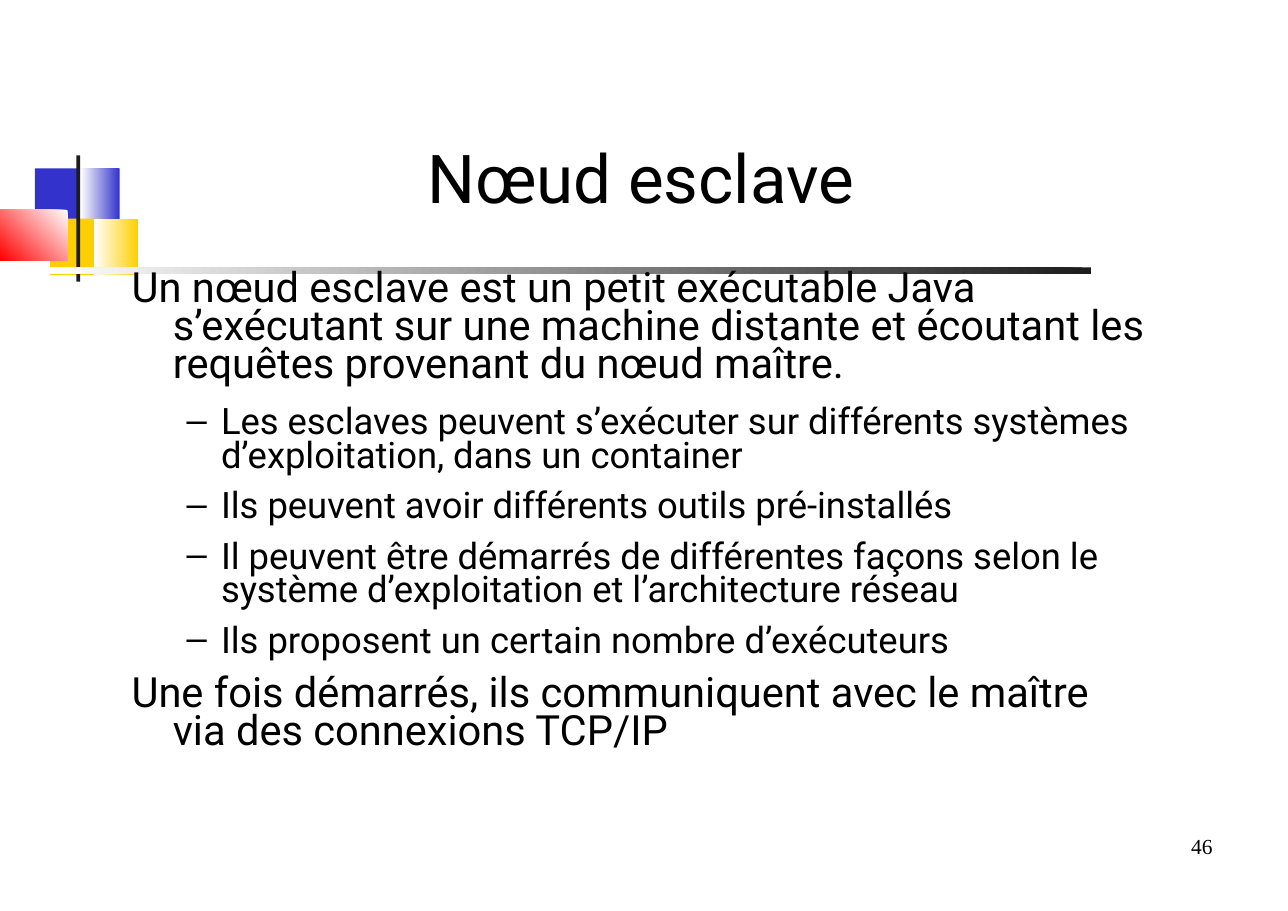
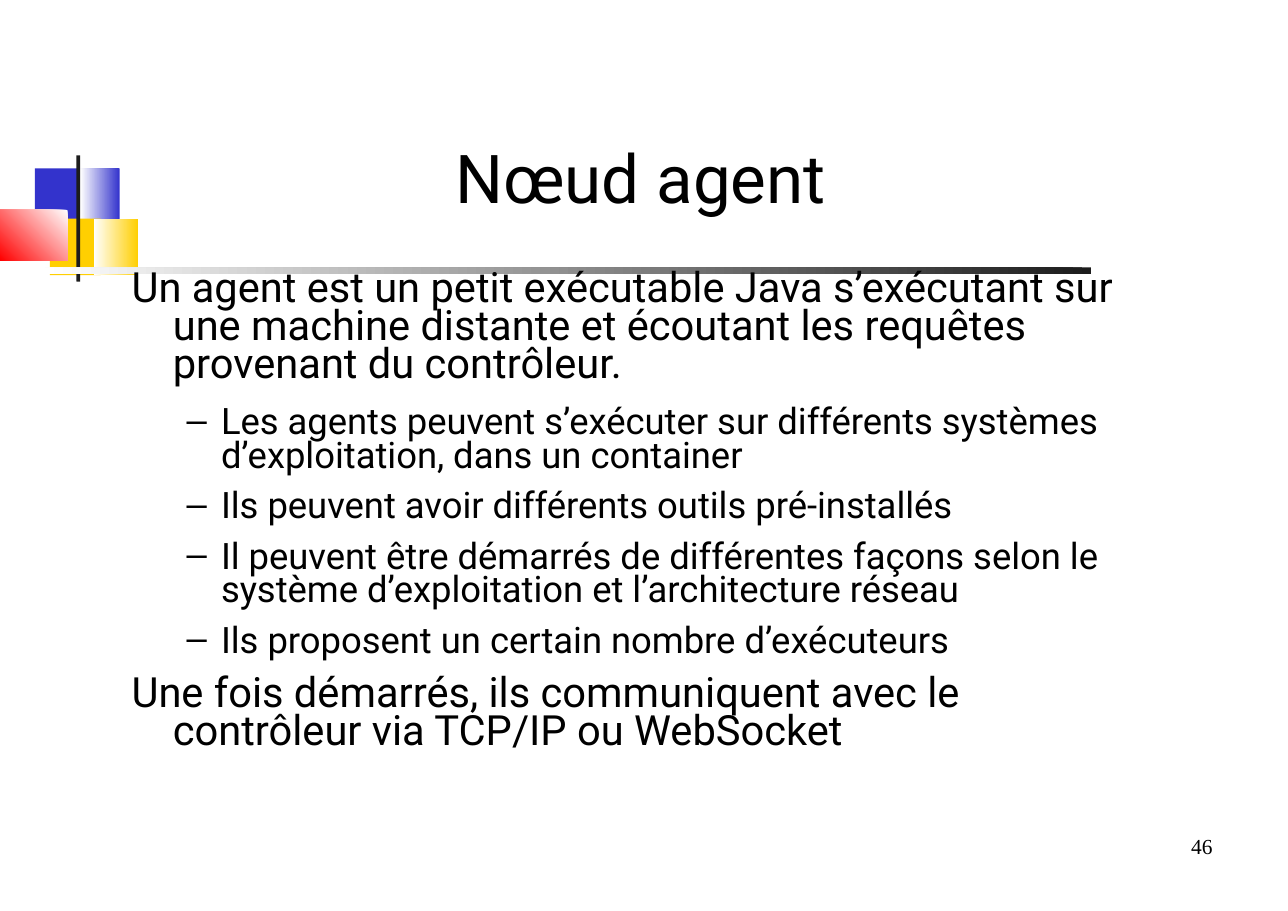
Before and after one commit to dthibau/jenkins, a slide deck: slide 46 of JenkinsPipeline.odp. Drawn at 1288x911 pixels with LibreOffice and Linux fonts; fonts in the diff are those of the drawing. Boxes give left, top, right and bottom in pixels: in the first picture for what was removed or moved away, otherwise in the second. Text is boxed around its words. In the diff, an @@ line names an element or a change of style, - is before the commit and + after.

```diff
--- a/JenkinsPipeline.odp
+++ b/JenkinsPipeline.odp
@@ title at (456,152,826,217): text changed @@
-Nœud esclave
+Nœud agent
@@ text at (132,264,1112,476): text changed @@
-Un nœud esclave est un petit exécutable Java s’exécutant sur une machine distante et écoutant les requêtes provenant du nœud maître.
-  – Les esclaves peuvent s’exécuter sur différents systèmes d’exploitation, dans un container
+Un agent est un petit exécutable Java s’exécutant sur une machine distante et écoutant les requêtes provenant du contrôleur.
+  – Les agents peuvent s’exécuter sur différents systèmes d’exploitation, dans un container
@@ text at (132,675,959,748): text changed @@
-Une fois démarrés, ils communiquent avec le maître via des connexions TCP/IP
+Une fois démarrés, ils communiquent avec le contrôleur via TCP/IP ou WebSocket
```
Also in this commit, not shown: 51 other slides changed, 3 slides added, 16 slides removed, 1 other file.
